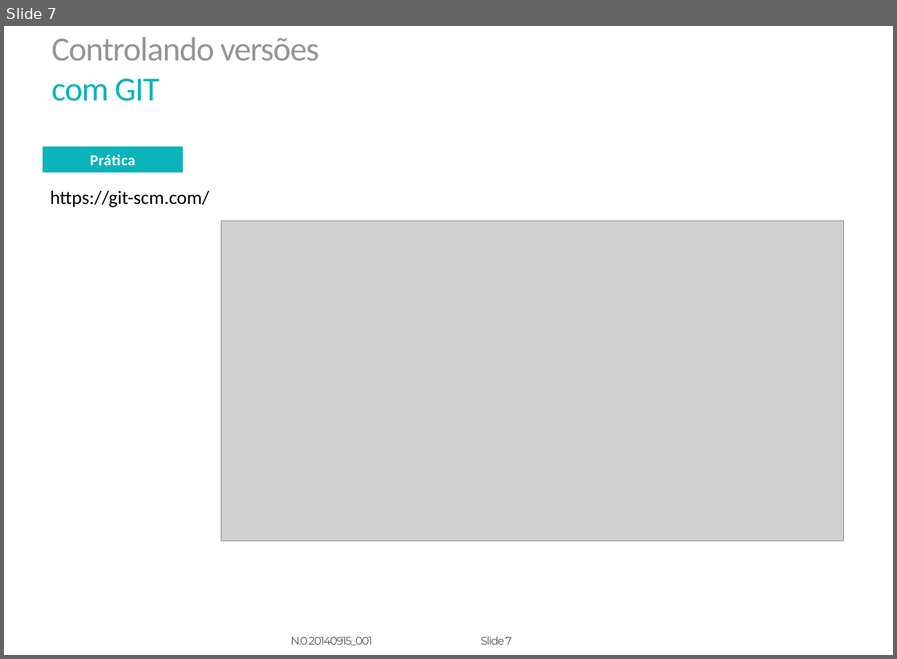
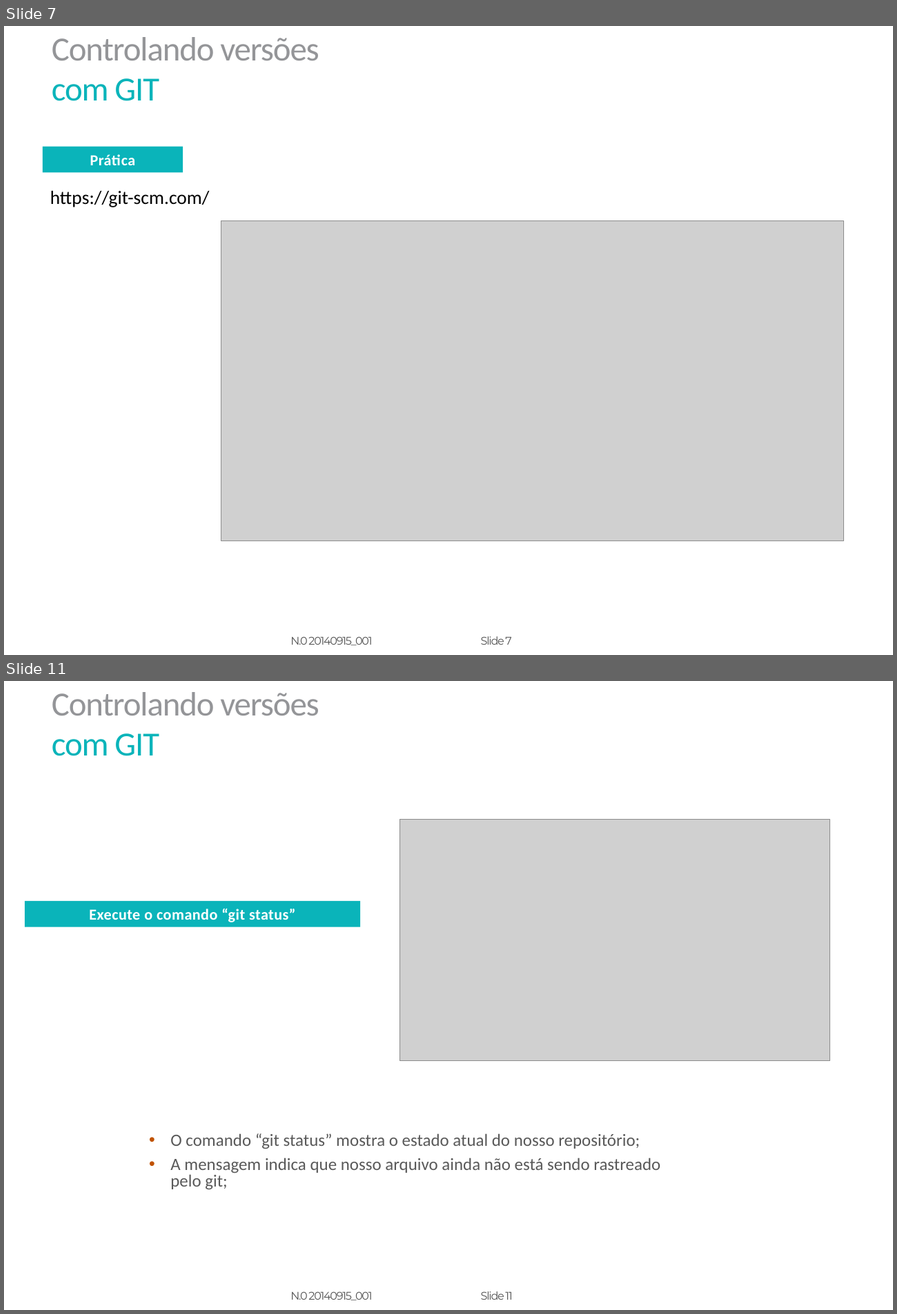
Before and after one commit to caused/git-workshop, a slide deck: Slides.pptx. Shown one above the other, each under a label of ours: slide 7 before the commit, slides 7 and 11 after it; the slides between them are not shown. The pictures are 897x659 and 897x1314 pixels, drawn with LibreOffice and Linux fonts; fonts in the diff are those of the drawing; grey boxes stand for pictures; background and template pictures are left out. Boxes give left, top, right and bottom in pixels: in the first picture for what was removed or moved away, otherwise in the second. Text is boxed around its words. In the diff, an @@ line names an element or a change of style, - is before the commit and + after.

Commit message:
Adicionando slides sobre: inicializar um repositorio e rastrear arquivos

```diff
--- a/Slides.pptx
+++ b/Slides.pptx
@@ slide 11 added at box(4, 681, 893, 1310), background picture (left out); not listed: 4 template elements that a slide beside it also shows @@
@@ picture added at box(400, 820, 831, 1061) @@
@@ rectangle added at box(25, 900, 360, 927), fill #0AB4BA, 14.5 pt, text #FFFFFF, bold @@
+Execute o comando “git status”
@@ text added at box(170, 1134, 660, 1190), 16.3 pt, text #595959 @@
+• O comando “git status” mostra o estado atual do nosso repositório;
+• A mensagem indica que nosso arquivo ainda não está sendo rastreado pelo git;
```
Also in this commit, not shown: 9 other slides added.
